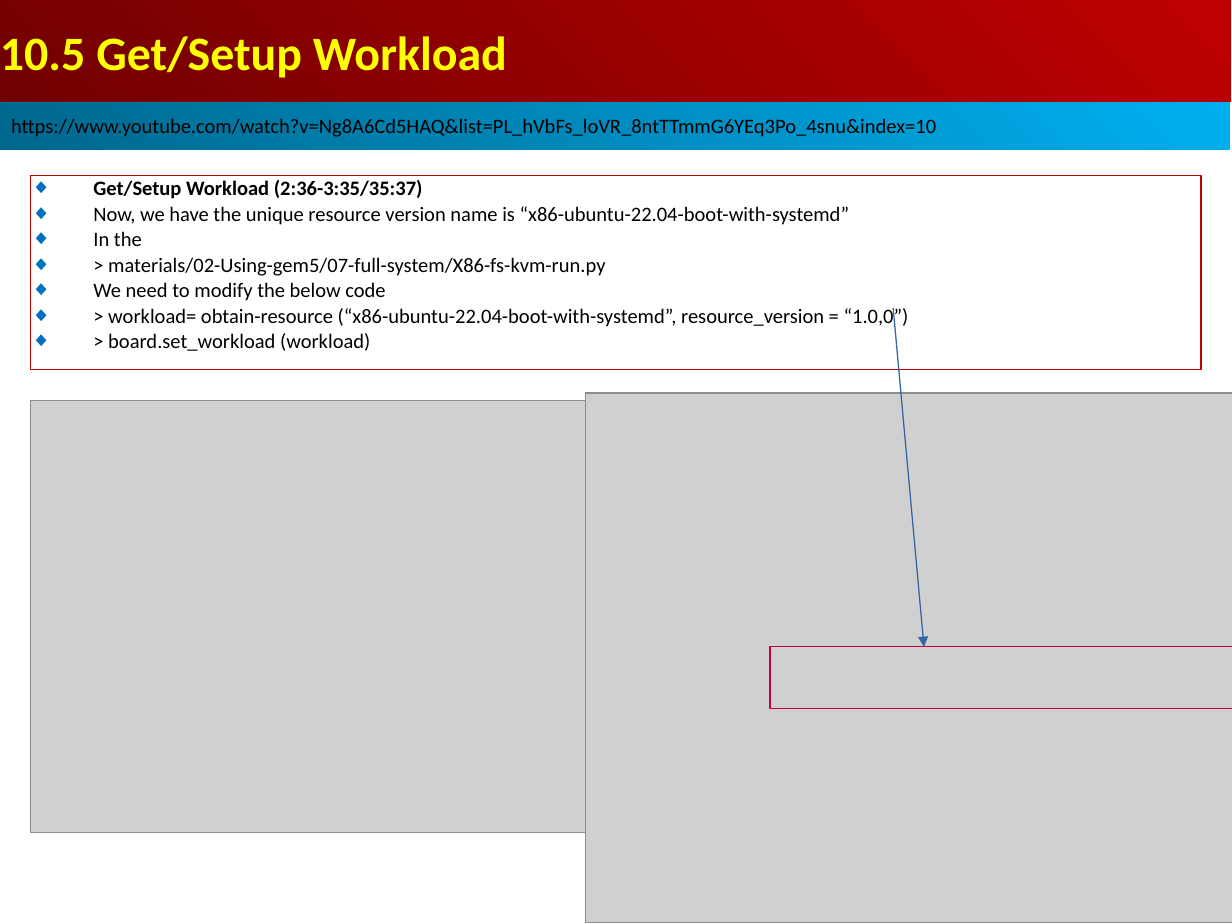
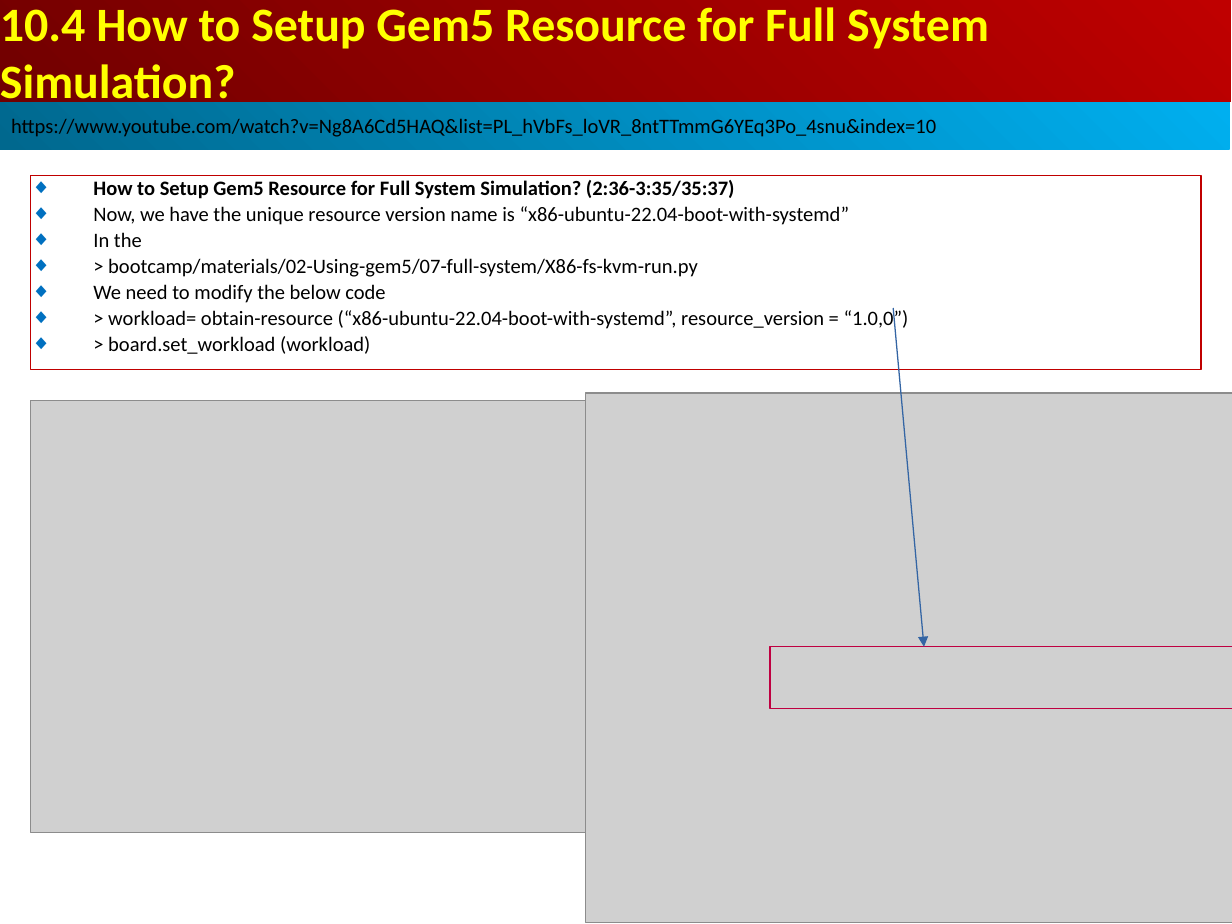
Before and after one commit to peterhchen/AIU_CS850_Gem5_McPAT, a slide deck: slide 16 of 050_Gem5/010.FullSys/000_Video/010.FullSystem.ppt (slide 17 before the commit). Drawn at 1232x924 pixels with LibreOffice and Linux fonts; fonts in the diff are those of the drawing; grey boxes stand for pictures. Boxes give left, top, right and bottom in pixels: in the first picture for what was removed or moved away, otherwise in the second. Text is boxed around its words. In the diff, an @@ line names an element or a change of style, - is before the commit and + after.

```diff
--- a/050_Gem5/010.FullSys/000_Video/010.FullSystem.ppt
+++ b/050_Gem5/010.FullSys/000_Video/010.FullSystem.ppt
@@ text in rectangle at [0, 7, 989, 110]: text changed @@
-10.5 Get/Setup Workload
+10.4 How to Setup Gem5 Resource for Full System Simulation?
@@ text in rectangle at [93, 180, 735, 199]: text changed @@
-◆ Get/Setup Workload (2:36-3:35/35:37)
+◆ How to Setup Gem5 Resource for Full System Simulation? (2:36-3:35/35:37)
@@ text in rectangle at [108, 258, 698, 277]: text changed @@
-◆ > materials/02-Using-gem5/07-full-system/X86-fs-kvm-run.py
+◆ > bootcamp/materials/02-Using-gem5/07-full-system/X86-fs-kvm-run.py
```
Also in this commit, not shown: 7 other slides changed, 1 slide removed.
